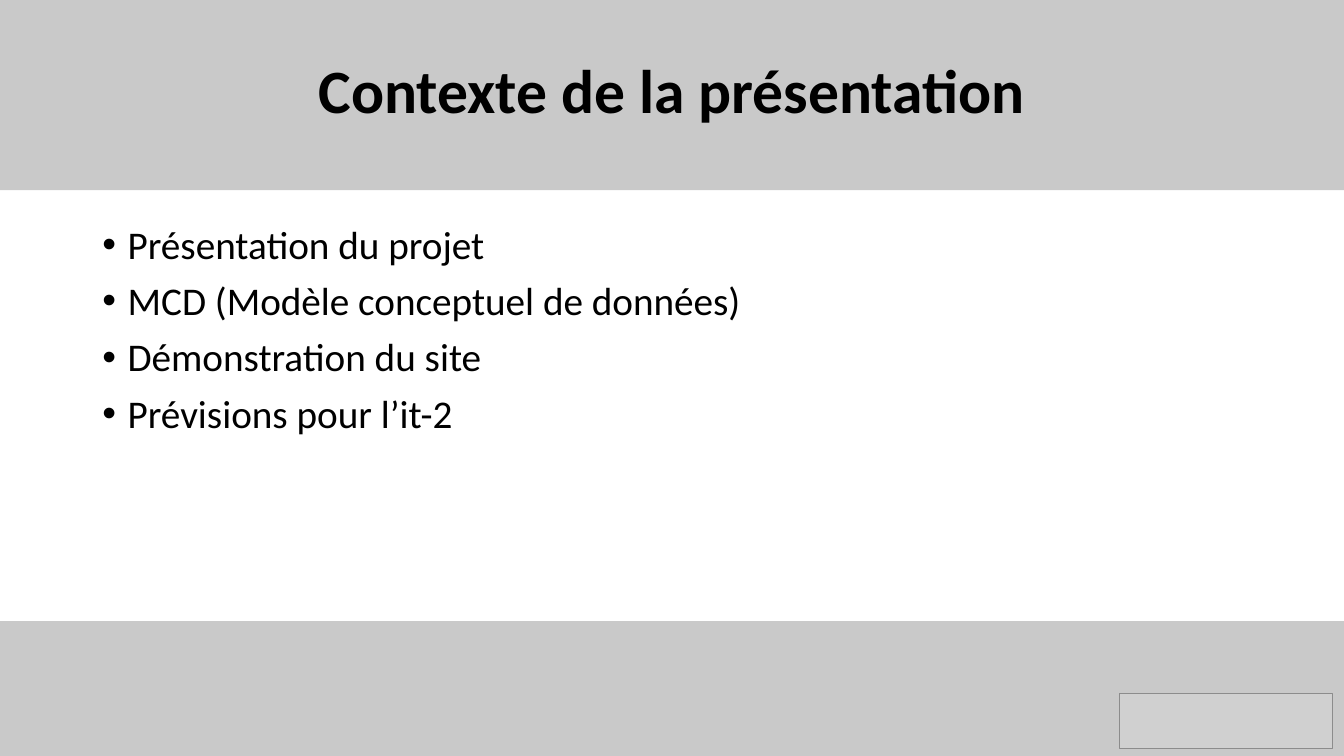
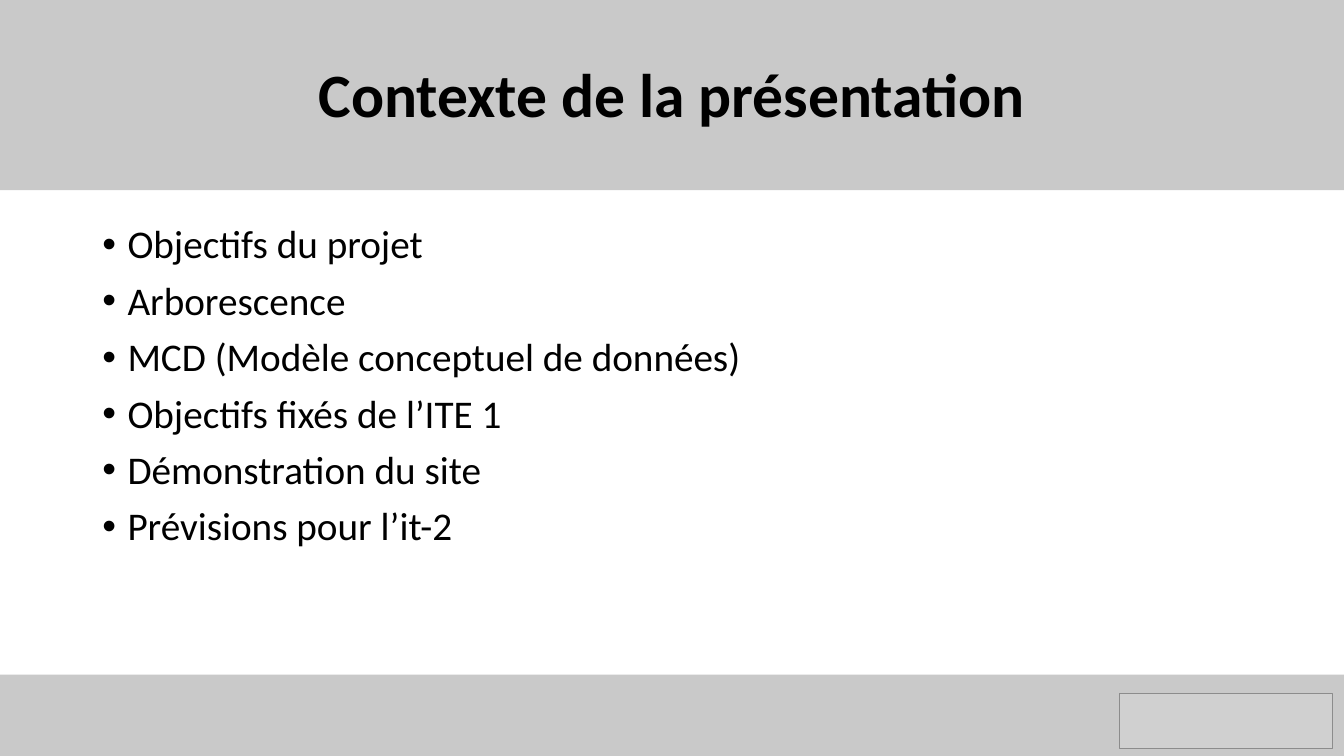
Before and after one commit to benjaminrodriguez/MemoCards, a slide deck: slide 2 of MemoCards_Ite1.pptx. Drawn at 1344x756 pixels with LibreOffice and Linux fonts; fonts in the diff are those of the drawing; grey boxes stand for pictures. Boxes give left, top, right and bottom in pixels: in the first picture for what was removed or moved away, otherwise in the second. Text is boxed around its words. In the diff, an @@ line names an element or a change of style, - is before the commit and + after.

```diff
--- a/MemoCards_Ite1.pptx
+++ b/MemoCards_Ite1.pptx
@@ text "Contexte de la présentation" at [319,73,1024,127]: line spacing 0.9 to 1 @@
@@ text at [128,230,423,316]: text changed @@
-• Présentation du projet
+• Objectifs du projet
+• Arborescence
@@ text at [128,400,502,435]: paragraph added @@
+• Objectifs fixés de l’ITE 1
@@ rectangle: place and size @@
-rectangle at [0,621,1344,756]
+rectangle at [0,675,1344,756]
```
Also in this commit, not shown: 5 other slides changed, 3 slides added, 3 other files.
